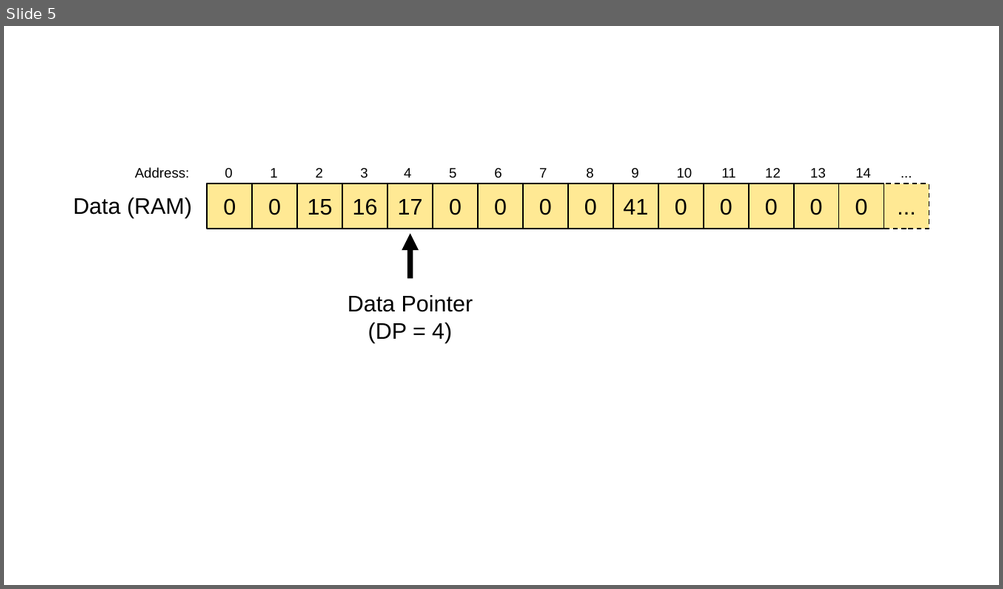
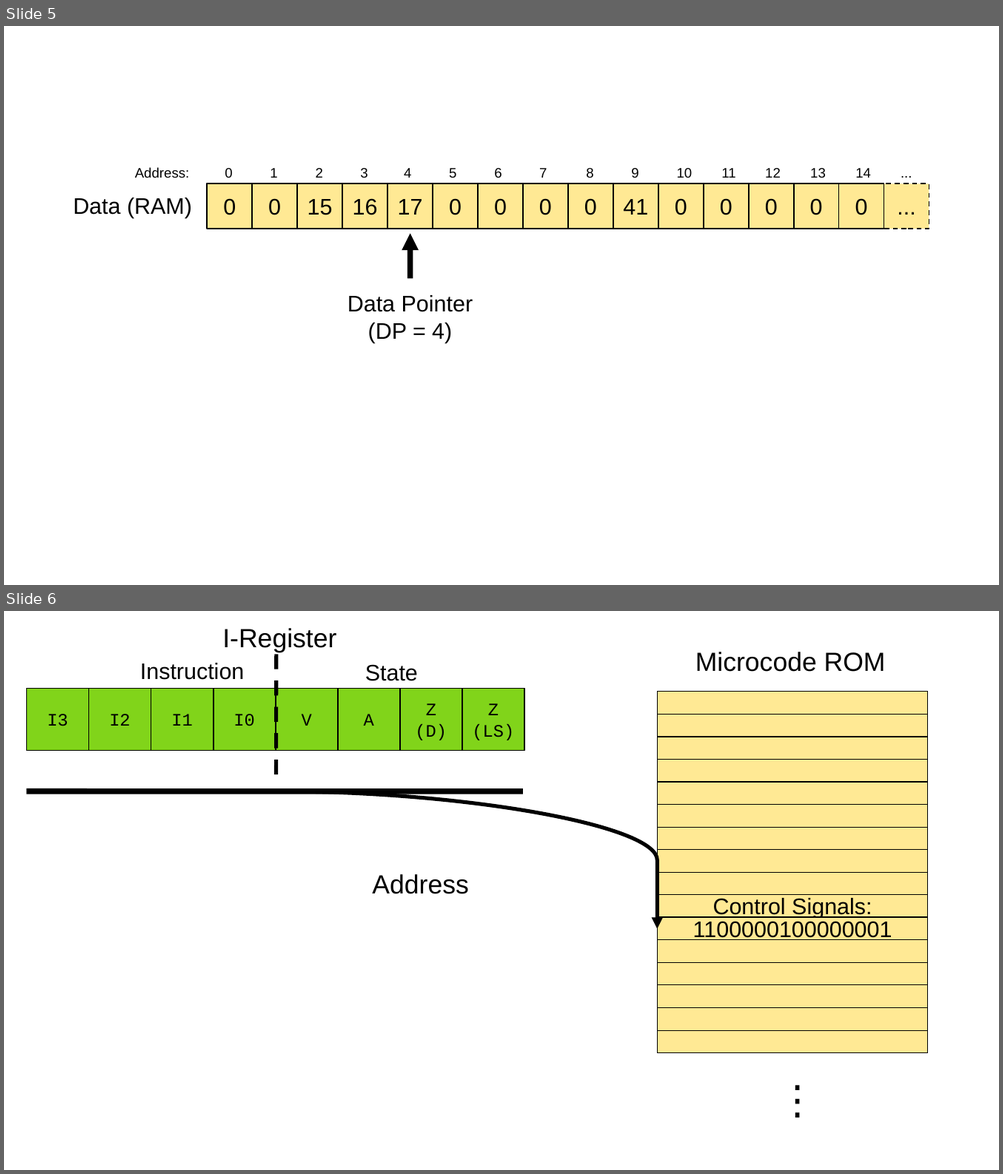
Before and after one commit to jorenheit/bfcpu, a slide deck: doc/img/images.odp. Shown one above the other, each under a label of ours: slide 5 before the commit, slides 5 and 6 after it. The pictures are 1003x589 and 1003x1174 pixels, drawn with LibreOffice and Linux fonts; fonts in the diff are those of the drawing. Boxes give left, top, right and bottom in pixels: in the first picture for what was removed or moved away, otherwise in the second. Text is boxed around its words. In the diff, an @@ line names an element or a change of style, - is before the commit and + after.

```diff
--- a/doc/img/images.odp
+++ b/doc/img/images.odp
@@ slide 6 added at (x1=4, y1=611, x2=999, y2=1170), background #FFFFFF @@
@@ text added at (x1=222, y1=628, x2=336, y2=652), 21 pt, text #000000 @@
+I-Register
@@ line added from (276, 655) to (276, 780), #000000 3 pt dashed @@
@@ text added at (x1=695, y1=652, x2=885, y2=672), 21 pt, text #000000 @@
+Microcode ROM
@@ text added at (x1=140, y1=663, x2=244, y2=680), 18 pt, text #000000 @@
+Instruction
@@ text added at (x1=365, y1=664, x2=418, y2=681), 18 pt, text #000000 @@
+State
@@ rectangle added at (x1=26, y1=689, x2=89, y2=751), fill #81D41A, outline #000000 0.99 pt, 14 pt, text #000000 @@
+I3
@@ rectangle added at (x1=89, y1=689, x2=151, y2=751), fill #81D41A, outline #000000 0.99 pt, 14 pt, text #000000 @@
+I2
@@ rectangle added at (x1=151, y1=689, x2=213, y2=751), fill #81D41A, outline #000000 0.99 pt, 14 pt, text #000000 @@
+I1
@@ rectangle added at (x1=213, y1=689, x2=276, y2=751), fill #81D41A, outline #000000 0.99 pt, 14 pt, text #000000 @@
+I0
@@ rectangle added at (x1=276, y1=689, x2=338, y2=751), fill #81D41A, outline #000000 0.99 pt, 14 pt, text #000000 @@
+V
@@ rectangle added at (x1=338, y1=689, x2=400, y2=751), fill #81D41A, outline #000000 0.99 pt, 14 pt, text #000000 @@
+A
@@ rectangle added at (x1=400, y1=689, x2=463, y2=751), fill #81D41A, outline #000000 0.99 pt, 14 pt, text #000000 @@
+Z
+(D)
@@ rectangle added at (x1=463, y1=689, x2=525, y2=751), fill #81D41A, outline #000000 0.99 pt, 14 pt, text #000000 @@
+Z
+(LS)
@@ rectangle added at (x1=657, y1=692, x2=928, y2=714), fill #FFE994, outline #000000 0 pt @@
@@ rectangle added at (x1=657, y1=714, x2=928, y2=737), fill #FFE994, outline #000000 0 pt @@
@@ rectangle added at (x1=657, y1=738, x2=928, y2=760), fill #FFE994, outline #000000 0 pt @@
@@ rectangle added at (x1=657, y1=759, x2=928, y2=782), fill #FFE994, outline #000000 0 pt @@
@@ rectangle added at (x1=657, y1=783, x2=928, y2=805), fill #FFE994, outline #000000 0 pt @@
@@ line added from (26, 792) to (523, 792), #000000 4.51 pt @@
@@ curved arrow added from (275, 792) to (657, 930), #000000 3 pt @@
@@ rectangle added at (x1=657, y1=805, x2=928, y2=828), fill #FFE994, outline #000000 0 pt @@
@@ rectangle added at (x1=657, y1=828, x2=928, y2=850), fill #FFE994, outline #000000 0 pt @@
@@ rectangle added at (x1=657, y1=850, x2=928, y2=873), fill #FFE994, outline #000000 0 pt @@
@@ text added at (x1=372, y1=874, x2=468, y2=894), 21 pt, text #000000 @@
+Address
@@ rectangle added at (x1=657, y1=873, x2=928, y2=895), fill #FFE994, outline #000000 0 pt @@
@@ rectangle added at (x1=657, y1=894, x2=928, y2=917), fill #FFE994, outline #000000 0 pt, 18 pt, text #000000 @@
+Control Signals:
@@ rectangle added at (x1=657, y1=918, x2=928, y2=940), fill #FFE994, outline #000000 0 pt, 18 pt, text #000000 @@
+1100000100000001
@@ rectangle added at (x1=657, y1=940, x2=928, y2=963), fill #FFE994, outline #000000 0 pt @@
@@ rectangle added at (x1=657, y1=963, x2=928, y2=985), fill #FFE994, outline #000000 0 pt @@
@@ rectangle added at (x1=657, y1=985, x2=928, y2=1008), fill #FFE994, outline #000000 0 pt @@
@@ rectangle added at (x1=657, y1=1008, x2=928, y2=1031), fill #FFE994, outline #000000 0 pt @@
@@ rectangle added at (x1=657, y1=1031, x2=928, y2=1054), fill #FFE994, outline #000000 0 pt @@
@@ text added at (x1=768, y1=1071, x2=836, y2=1125), 32 pt, text #000000 @@
+⋮
```
Also in this commit, not shown: 4 other files.
